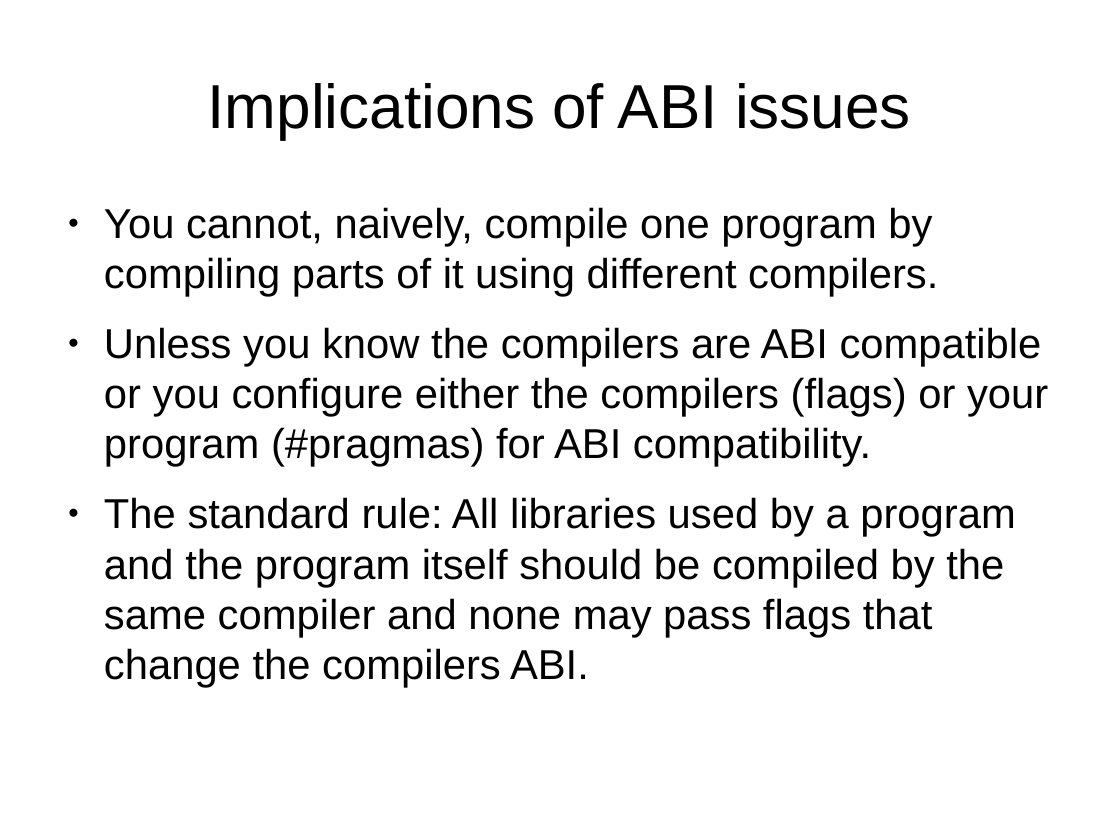
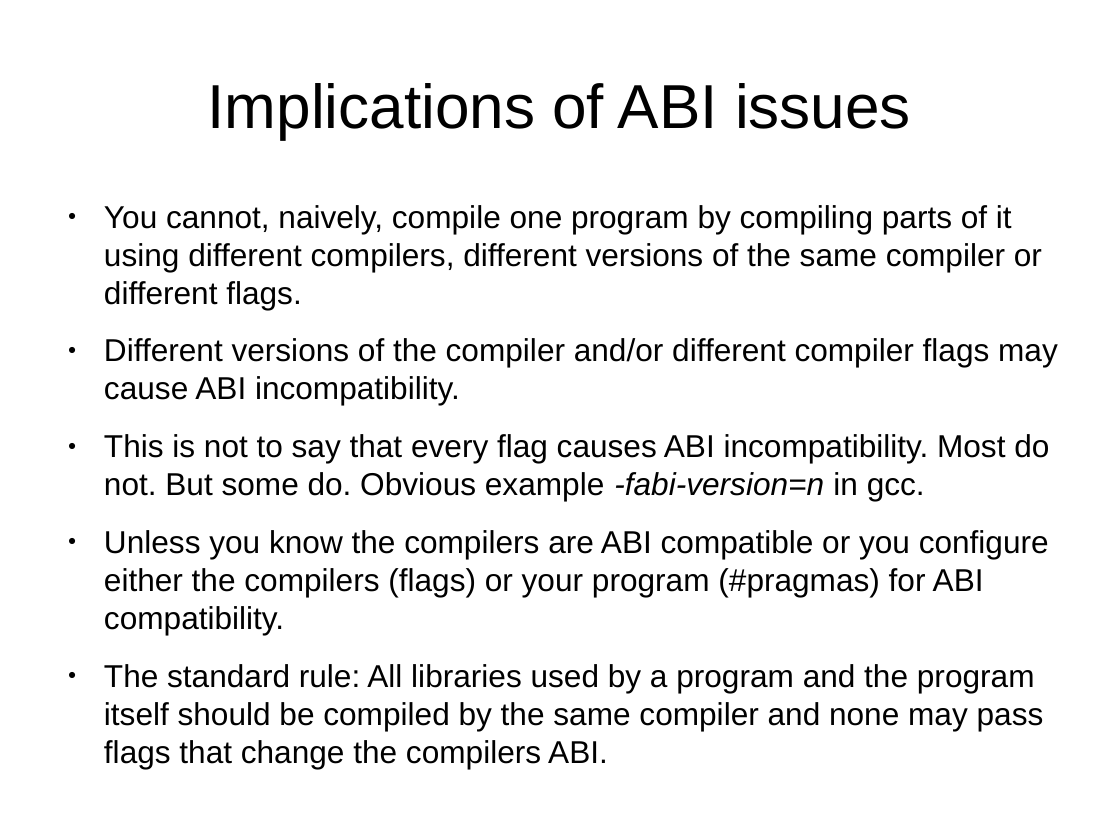
Before and after one commit to kalmuthu/slides, a slide deck: slide 20 of odp/gdb.odp (slide 13 before the commit). Drawn at 1120x840 pixels with LibreOffice and Linux fonts; fonts in the diff are those of the drawing. Boxes give left, top, right and bottom in pixels: in the first picture for what was removed or moved away, otherwise in the second. Text is boxed around its words. In the diff, an @@ line names an element or a change of style, - is before the commit and + after.

```diff
--- a/odp/gdb.odp
+++ b/odp/gdb.odp
@@ text at (104,205,1058,501): text changed; size 29.6 to 22.4 pt @@
-● You cannot, naively, compile one program by compiling parts of it using different compilers.
+● You cannot, naively, compile one program by compiling parts of it using different compilers, different versions of the same compiler or different flags.
+● Different versions of the compiler and/or different compiler flags may cause ABI incompatibility.
+● This is not to say that every flag causes ABI incompatibility. Most do not. But some do. Obvious example -fabi-version=n in gcc.
@@ text at (104,530,1049,769): size 29.6 to 22.4 pt in "Unless you know the compilers are ABI ...", "The standard rule: All libraries used by ..." @@
```
Also in this commit, not shown: 4 other slides changed, 11 slides added, 1 slide removed.
